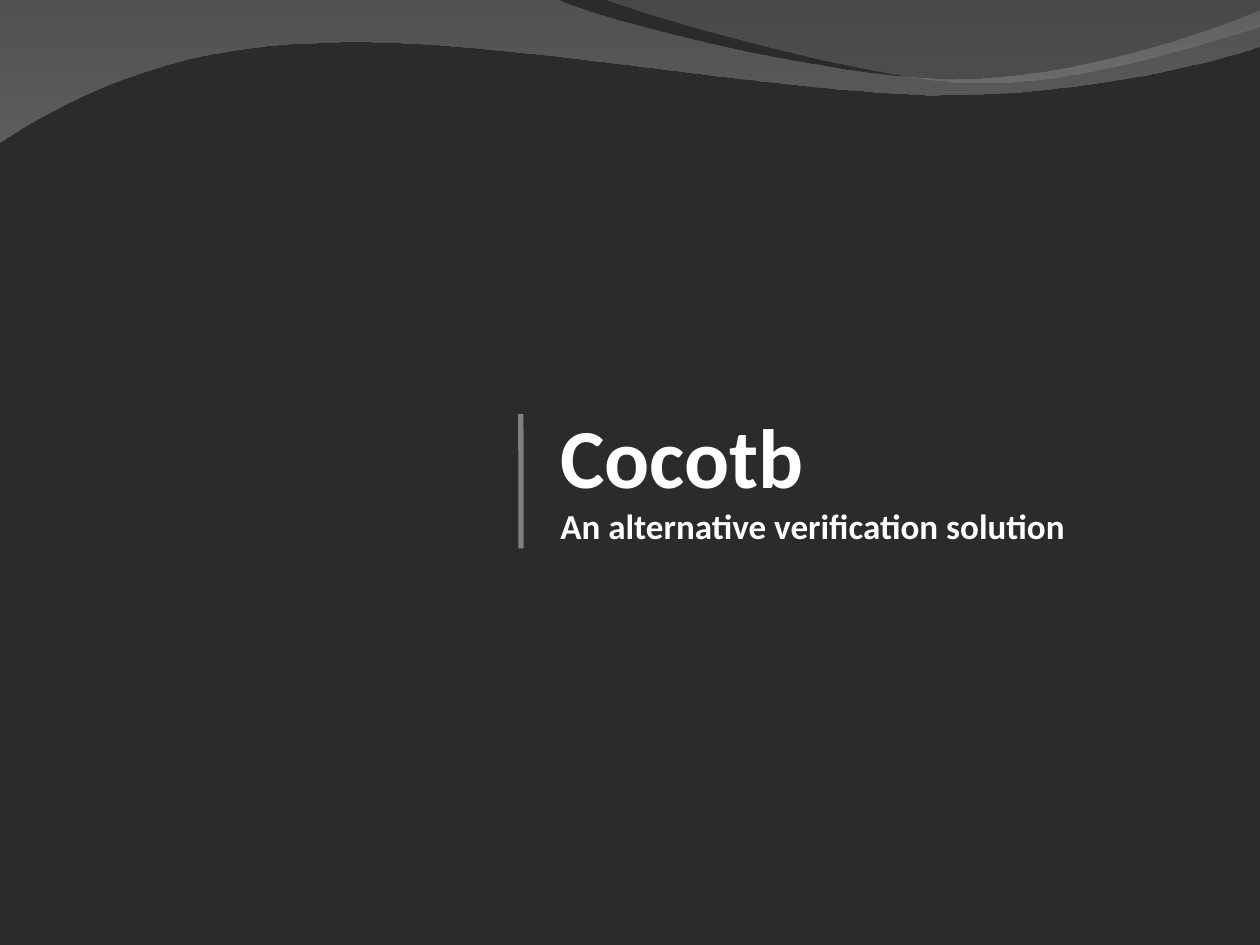
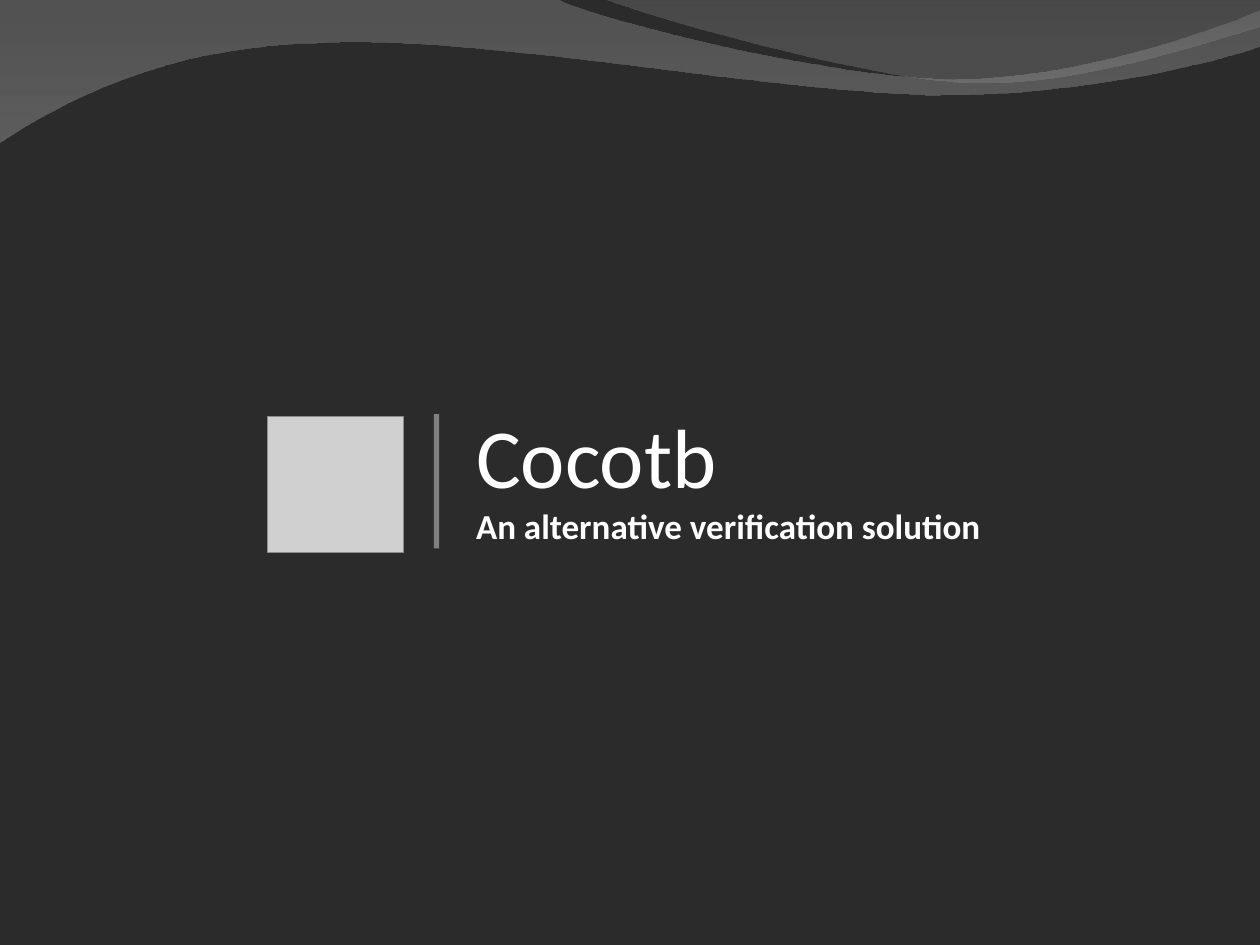
Before and after one commit to SpinalHDL/SpinalDoc, a slide deck: slide 1 of presentation/en/presentation_cocotb.odp. Drawn at 1260x945 pixels with LibreOffice and Linux fonts; fonts in the diff are those of the drawing; grey boxes stand for pictures; background and template pictures are left out; a plain dark background stands for a picture behind light text. Boxes give left, top, right and bottom in pixels: in the first picture for what was removed or moved away, otherwise in the second. Text is boxed around its words. In the diff, an @@ line names an element or a change of style, - is before the commit and + after.

```diff
--- a/presentation/en/presentation_cocotb.odp
+++ b/presentation/en/presentation_cocotb.odp
@@ picture added at (268,417,404,553) @@
@@ 2 texts, 1 line: place and size @@
-2 texts, 1 line at (520,417,1064,546)
+2 texts, 1 line at (436,417,980,546)
@@ text "Cocotb" at (476,429,716,489): bold off @@
```
Also in this commit, not shown: 6 other files.
